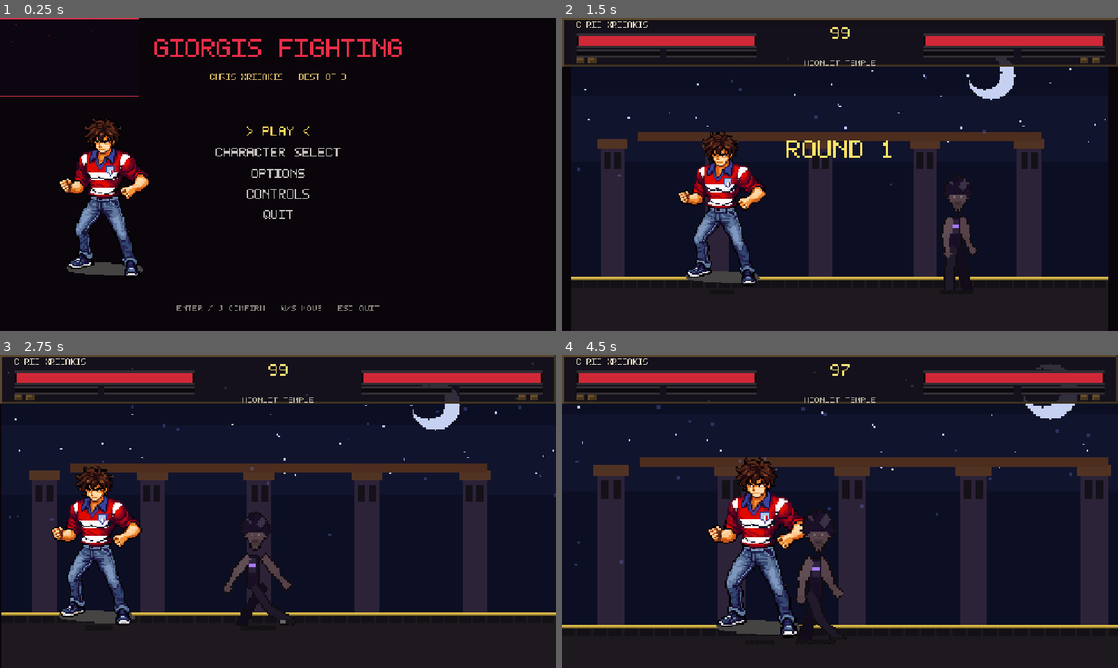
Above: before the commit, frames 1-4 (two rows, left to right).
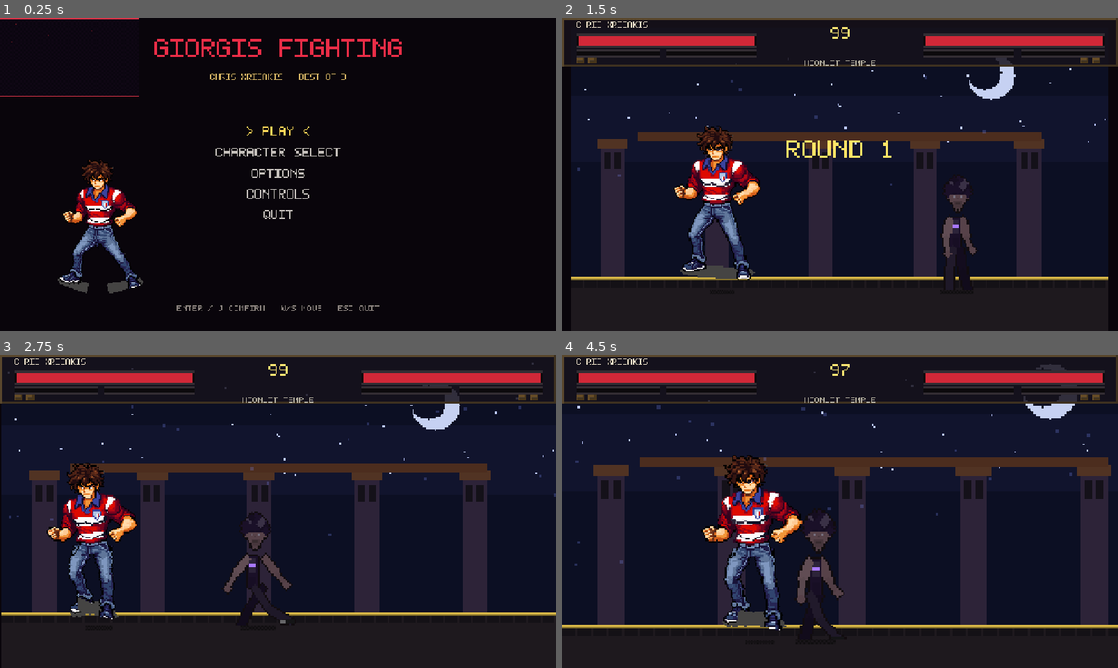
Above: after the commit, the same moments.

Repository: SirGiorgis/games
Game: Godot game, scene res://scenes/bootstrap.tscn
Same seed, same stepped clock (60 frames per second), same inputs: the game is played once before the commit and once after it.
Inputs (mouse positions are in pixels of both pictures, inside the frame that each line leads up to):
- Up to frame 1 (0.25 s): no input
- Up to frame 2 (1.5 s): tap Enter (menu_confirm) at 0.5 s; move the mouse to (962, 158) at 0.52 s; hold D (menu_right) from 0.53 s (still down); tap U (p1_block) at 0.6 s; click (962, 158) at 0.67 s; tap Space at 0.77 s; move the mouse to (728, 190) at 1.27 s; tap I (p1_grab) at 1.35 s
- Up to frame 3 (2.75 s): tap Space at 1.52 s; move the mouse to (333, 442) at 2.02 s; release D (menu_right) at 2.03 s; hold A (menu_left) from 2.03 s (still down); tap K (p1_heavy) at 2.1 s
- Up to frame 4 (4.5 s): move the mouse to (812, 574) at 2.77 s; release A (menu_left) at 2.78 s; hold D (menu_right) 2.78-4.28 s; tap J (p1_light) at 2.85 s; click (812, 574) at 2.92 s; tap Space at 3.02, 3.77 s; move the mouse to (1006, 558) at 3.52 s; tap L (p1_special) at 3.6 s; move the mouse to (673, 464) at 4.27 s; hold A (menu_left) from 4.28 s (still down); tap O (p1_ultimate) at 4.35 s

The runs differ from the first frame. In frame 1, 4.5% of the frame differs, in the area x 10-27%, y 32-88%; in frame 2, 3.9%; in frame 3, 4.1%; in frame 4, 5.1%, in the area x 25-44%, y 32-91%.

Commit message:
Animate Chris from the model sprite and target Godot 4.7.
Walk/run/jump/attacks are puppeted from the uploaded 128px sheet. Menus play the walk cycle. Project feature tag is 4.7.

Co-authored-by: SirGiorgis <SirGiorgis@users.noreply.github.com>

Diff:
--- a/ashen-rite/project.godot
+++ b/ashen-rite/project.godot
@@ -7,7 +7,7 @@
 config/description="Giorgis Fighting — original arcade 2D fighter. Open the project and press Play."
 config/version="1.0.0"
 run/main_scene="res://scenes/bootstrap.tscn"
-config/features=PackedStringArray("4.4", "Forward Plus")
+config/features=PackedStringArray("4.7", "Forward Plus")
 config/icon="res://icon.svg"
 
 [autoload]
--- a/ashen-rite/scripts/pixel/pixel_fighter_bake.gd
+++ b/ashen-rite/scripts/pixel/pixel_fighter_bake.gd
@@ -6,9 +6,12 @@
 const W := 72
 const H := 96
 const SCALE := 4
-const MODEL_W := 128
-const MODEL_H := 128
+const MODEL_W := 160
+const MODEL_H := 160
 const MODEL_SCALE := 3
+const _UPPER := Rect2i(18, 2, 96, 70)
+const _LEG_L := Rect2i(24, 68, 36, 54)
+const _LEG_R := Rect2i(56, 68, 42, 54)
 
 static var _face_cache: Dictionary = {}
 static var _model_cache: Dictionary = {}
@@ -71,56 +74,76 @@
 		Pix.outline(img, Color(0.07, 0.05, 0.06, 1))
 		return
 	var u: float = float(f) / float(maxi(n - 1, 1))
-	var src: Image = sheet
-	var xoff: int = 0
-	var yoff: int = 0
+	var ph: float = TAU * float(f) / float(n)
+	var pad_x: int = (img.get_width() - 128) / 2
+	var pad_y: int = img.get_height() - 128 - 2
 	match pose:
 		"idle":
-			yoff = int(round(sin(TAU * float(f) / float(n)) * 1.0))
-		"walk":
-			yoff = int(round(abs(sin(TAU * float(f) / float(n))) * 2.0))
-			xoff = int(round(sin(TAU * float(f) / float(n)) * 2.0))
-		"run":
-			yoff = int(round(abs(sin(TAU * float(f) / float(n))) * 3.0))
-			xoff = 4 + int(round(sin(TAU * float(f) / float(n)) * 3.0))
+			_blit_sheet(img, sheet, 0, int(round(sin(ph) * 2.0)))
+		"walk", "run":
+			var amp: float = 22.0 if pose == "run" else 14.0
+			var bob2: int = int(round(abs(sin(ph)) * (4.0 if pose == "run" else 2.0)))
+			var lean: float = 8.0 if pose == "run" else 3.0
+			var ux: int = pad_x + 18 + (6 if pose == "run" else 0)
+			var uy: int = pad_y + 2 + bob2
+			_blit_rot_part(img, sheet, _LEG_L, pad_x + 24, pad_y + 68 + bob2, sin(ph) * amp, 18, 6)
+			_blit_rot_part(img, sheet, _LEG_R, pad_x + 56, pad_y + 68 + bob2, sin(ph + PI) * amp, 20, 6)
+			_blit_rot_part(img, sheet, _UPPER, ux, uy, -lean + sin(ph) * 2.0, 48, 66)
 		"jump":
-			yoff = -10 if u < 0.55 else -4
-			xoff = 2
+			var tuck: float = lerpf(8.0, 36.0, 1.0 - absf(u - 0.45) * 2.0)
+			_blit_rot_part(img, sheet, _LEG_L, pad_x + 22, pad_y + 62, -tuck, 18, 6)
+			_blit_rot_part(img, sheet, _LEG_R, pad_x + 58, pad_y + 62, tuck, 20, 6)
+			_blit_rot_part(img, sheet, _UPPER, pad_x + 16, pad_y - 6, -6.0, 48, 66)
 		"crouch":
-			src = _scale_img(sheet, 1.0, 0.78)
-			yoff = 2
+			_blit_rot_part(img, sheet, _LEG_L, pad_x + 20, pad_y + 78, 28.0, 18, 6)
+			_blit_rot_part(img, sheet, _LEG_R, pad_x + 58, pad_y + 78, -18.0, 20, 6)
+			_blit_part(img, sheet, _UPPER, pad_x + 18, pad_y + 18)
 		"block":
-			xoff = -6
-			yoff = 1
+			_blit_rot_part(img, sheet, _LEG_L, pad_x + 22, pad_y + 70, 8.0, 18, 6)
+			_blit_rot_part(img, sheet, _LEG_R, pad_x + 56, pad_y + 70, -4.0, 20, 6)
+			_blit_rot_part(img, sheet, _UPPER, pad_x + 12, pad_y + 4, 6.0, 48, 66)
 		"light", "clight":
-			xoff = int(round(smoothstep(0.0, 0.55, u) * 8.0))
+			var swing: float = lerpf(-8.0, 18.0, smoothstep(0.0, 0.6, u))
+			_blit_rot_part(img, sheet, _LEG_L, pad_x + 24, pad_y + 68, 6.0, 18, 6)
+			_blit_rot_part(img, sheet, _LEG_R, pad_x + 56, pad_y + 68, -4.0, 20, 6)
+			_blit_rot_part(img, sheet, _UPPER, pad_x + 18 + int(round(swing * 0.35)), pad_y + 2, -swing * 0.25, 48, 66)
 		"jlight":
-			xoff = int(round(u * 6.0))
-			yoff = -8
+			_blit_rot_part(img, sheet, _LEG_L, pad_x + 22, pad_y + 60, -18.0, 18, 6)
+			_blit_rot_part(img, sheet, _LEG_R, pad_x + 58, pad_y + 60, 16.0, 20, 6)
+			_blit_rot_part(img, sheet, _UPPER, pad_x + 16 + int(round(u * 6.0)), pad_y - 4, -8.0, 48, 66)
 		"heavy", "cheavy":
-			xoff = int(round(smoothstep(0.1, 0.65, u) * 12.0))
+			var hs: float = lerpf(-10.0, 22.0, smoothstep(0.1, 0.65, u))
+			_blit_rot_part(img, sheet, _LEG_L, pad_x + 18, pad_y + 68, 12.0, 18, 6)
+			_blit_rot_part(img, sheet, _LEG_R, pad_x + 60, pad_y + 68, -10.0, 20, 6)
+			_blit_rot_part(img, sheet, _UPPER, pad_x + 20 + int(round(hs * 0.4)), pad_y + 4, -hs * 0.3, 48, 66)
 		"jheavy":
-			xoff = int(round(u * 10.0))
-			yoff = -6
+			_blit_rot_part(img, sheet, _LEG_L, pad_x + 20, pad_y + 58, -24.0, 18, 6)
+			_blit_rot_part(img, sheet, _LEG_R, pad_x + 60, pad_y + 58, 22.0, 20, 6)
+			_blit_rot_part(img, sheet, _UPPER, pad_x + 14 + int(round(u * 8.0)), pad_y - 2, -12.0, 48, 66)
 		"special", "ultimate":
-			xoff = 8 + int(round(u * 10.0))
-			yoff = int(round(sin(u * PI) * -4.0))
+			var sp: float = u * 18.0
+			_blit_rot_part(img, sheet, _LEG_L, pad_x + 16, pad_y + 66, 10.0, 18, 6)
+			_blit_rot_part(img, sheet, _LEG_R, pad_x + 62, pad_y + 66, -8.0, 20, 6)
+			_blit_rot_part(img, sheet, _UPPER, pad_x + 24 + int(round(sp)), pad_y + int(round(sin(u * PI) * -6.0)), -10.0, 48, 66)
+			_smear(img, img.get_width() / 2, img.get_height() - 48, def.accent, f)
 		"grab":
-			xoff = int(round(u * 7.0))
+			_blit_rot_part(img, sheet, _LEG_L, pad_x + 26, pad_y + 68, 4.0, 18, 6)
+			_blit_rot_part(img, sheet, _LEG_R, pad_x + 54, pad_y + 68, -2.0, 20, 6)
+			_blit_rot_part(img, sheet, _UPPER, pad_x + 22, pad_y + 4, -6.0, 48, 66)
 		"hit":
-			xoff = 6 + f
-			yoff = 1
+			_blit_rot_part(img, sheet, _LEG_L, pad_x + 28, pad_y + 68, -10.0, 18, 6)
+			_blit_rot_part(img, sheet, _LEG_R, pad_x + 58, pad_y + 68, 8.0, 20, 6)
+			_blit_rot_part(img, sheet, _UPPER, pad_x + 26 + f, pad_y + 4, 10.0, 48, 66)
 		"knockdown", "defeat":
-			src = sheet.duplicate()
-			src.rotate_90(ClockDirection.CLOCKWISE)
-			yoff = 8 + mini(f, 2)
-			xoff = -10
+			var laid := sheet.duplicate()
+			laid.rotate_90(ClockDirection.CLOCKWISE)
+			_blit_sheet(img, laid, -8, 10 + mini(f, 2))
 		"victory":
-			yoff = int(f % 2) * -2
-			xoff = 2
-	_blit_sheet(img, src, xoff, yoff)
-	if pose in ["special", "ultimate"]:
-		_smear(img, MODEL_W / 2 + xoff, MODEL_H - 40, def.accent, f)
+			_blit_rot_part(img, sheet, _LEG_L, pad_x + 26, pad_y + 68, 6.0, 18, 6)
+			_blit_rot_part(img, sheet, _LEG_R, pad_x + 54, pad_y + 68, -4.0, 20, 6)
+			_blit_rot_part(img, sheet, _UPPER, pad_x + 18, pad_y + int(f % 2) * -3, -8.0, 48, 66)
+		_:
+			_blit_sheet(img, sheet, 0, 0)
 
 
 static func _scale_img(src: Image, sx: float, sy: float) -> Image:
@@ -129,6 +152,32 @@
 	var out := src.duplicate()
 	out.resize(nw, nh, Image.INTERPOLATE_NEAREST)
 	return out
+
+
+static func _blit_part(dst: Image, sheet: Image, r: Rect2i, dx: int, dy: int) -> void:
+	_blit_rot_part(dst, sheet, r, dx, dy, 0.0, r.size.x / 2, 2)
+
+
+static func _blit_rot_part(dst: Image, sheet: Image, r: Rect2i, dx: int, dy: int, deg: float, px: int, py: int) -> void:
+	var rad: float = deg_to_rad(deg)
+	var cs: float = cos(rad)
+	var sn: float = sin(rad)
+	var rw: int = r.size.x
+	var rh: int = r.size.y
+	# inverse-map a padded dest box so rotated pixels land
+	var pad: int = 8
+	for oy in range(-pad, rh + pad):
+		for ox in range(-pad, rw + pad):
+			var lx: float = float(ox - px)
+			var ly: float = float(oy - py)
+			var sx: int = int(round(float(px) + lx * cs + ly * sn))
+			var sy: int = int(round(float(py) - lx * sn + ly * cs))
+			if sx < 0 or sy < 0 or sx >= rw or sy >= rh:
+				continue
+			var c: Color = sheet.get_pixel(r.position.x + sx, r.position.y + sy)
+			if c.a < 0.4:
+				continue
+			Pix.put(dst, dx + ox, dy + oy, c)
 
 
 static func _blit_sheet(dst: Image, src: Image, xoff: int, yoff: int) -> void:
@@ -162,13 +211,14 @@
 			var c: Color = src.get_pixel(x, y)
 			if _is_model_bg(c):
 				src.set_pixel(x, y, Color(0, 0, 0, 0))
-	var used: Rect2i = src.get_used_rect()
-	if used.size.x < 4 or used.size.y < 4:
-		_model_cache[def.id] = src
-		return src
-	var trimmed: Image = src.get_region(used)
-	_model_cache[def.id] = trimmed
-	return trimmed
+	# Keep 128x128 so part rects stay aligned to the uploaded sprite.
+	if src.get_width() != 128 or src.get_height() != 128:
+		var canvas := Image.create(128, 128, false, Image.FORMAT_RGBA8)
+		canvas.fill(Color(0, 0, 0, 0))
+		canvas.blit_rect(src, Rect2i(0, 0, mini(128, src.get_width()), mini(128, src.get_height())), Vector2i.ZERO)
+		src = canvas
+	_model_cache[def.id] = src
+	return src
 
 
 static func _is_model_bg(c: Color) -> bool:
--- a/ashen-rite/scripts/ui/character_select.gd
+++ b/ashen-rite/scripts/ui/character_select.gd
@@ -12,6 +12,8 @@
 var _stats: PixelLabel
 var _cpu_label: PixelLabel
 var _preview: Sprite2D
+var _walk_frames: Array = []
+var _walk_t := 0.0
 var _ids: PackedStringArray = PackedStringArray()
 var _held: Dictionary = {}
 
@@ -55,9 +57,12 @@
 			_p2_index = i
 
 
-func _process(_d: float) -> void:
+func _process(delta: float) -> void:
 	if not visible:
 		return
+	_walk_t += delta
+	if _preview and not _walk_frames.is_empty():
+		_preview.texture = _walk_frames[int(_walk_t * 10.0) % _walk_frames.size()]
 	if Input.is_action_just_pressed(ControlMap.MENU.right):
 		_move(1)
 	elif Input.is_action_just_pressed(ControlMap.MENU.left):
@@ -135,6 +140,7 @@
 		"CPU " + GameState.difficulty_name() if GameState.p2_is_cpu else "HUMAN"
 	], 2, Color(0.7, 0.85, 0.9), 50)
 	var frames: Dictionary = PixelFighterBake.bake(def)
-	_preview.texture = frames["idle"][0]
-	var sc: float = 3.0 if _preview.texture.get_width() >= 120 else 4.0
+	_walk_frames = frames.get("walk", frames["idle"])
+	_preview.texture = _walk_frames[0]
+	var sc: float = 2.5 if _preview.texture.get_width() >= 120 else 4.0
 	_preview.scale = Vector2(sc, sc)
--- a/ashen-rite/scripts/ui/main_menu.gd
+++ b/ashen-rite/scripts/ui/main_menu.gd
@@ -7,6 +7,8 @@
 const ITEMS := ["PLAY", "CHARACTER SELECT", "OPTIONS", "CONTROLS", "QUIT"]
 var _labels: Array[PixelLabel] = []
 var _preview: Sprite2D
+var _preview_frames: Array = []
+var _preview_t := 0.0
 
 
 func _ready() -> void:
@@ -27,17 +29,22 @@
 	_preview.texture = frames["idle"][0]
 	_preview.texture_filter = CanvasItem.TEXTURE_FILTER_NEAREST
 	_preview.centered = false
-	var sc: float = 3.0 if _preview.texture.get_width() >= 120 else 4.0
+	var sc: float = 2.5 if _preview.texture.get_width() >= 120 else 4.0
 	_preview.scale = Vector2(sc, sc)
-	_preview.position = Vector2(48, 220)
+	_preview.position = Vector2(40, 240)
+	_preview_frames = frames["walk"]
 	add_child(_preview)
 	_refresh()
 	AudioDirector.play_music("menu")
 
 
-func _process(_d: float) -> void:
+func _process(delta: float) -> void:
 	if not visible:
 		return
+	_preview_t += delta
+	if _preview and not _preview_frames.is_empty():
+		var idx: int = int(_preview_t * 10.0) % _preview_frames.size()
+		_preview.texture = _preview_frames[idx]
 	if Input.is_action_just_pressed(ControlMap.MENU.down):
 		_index = (_index + 1) % ITEMS.size()
 		AudioDirector.play("ui")
Not shown, changed: ashen-rite/README.md
